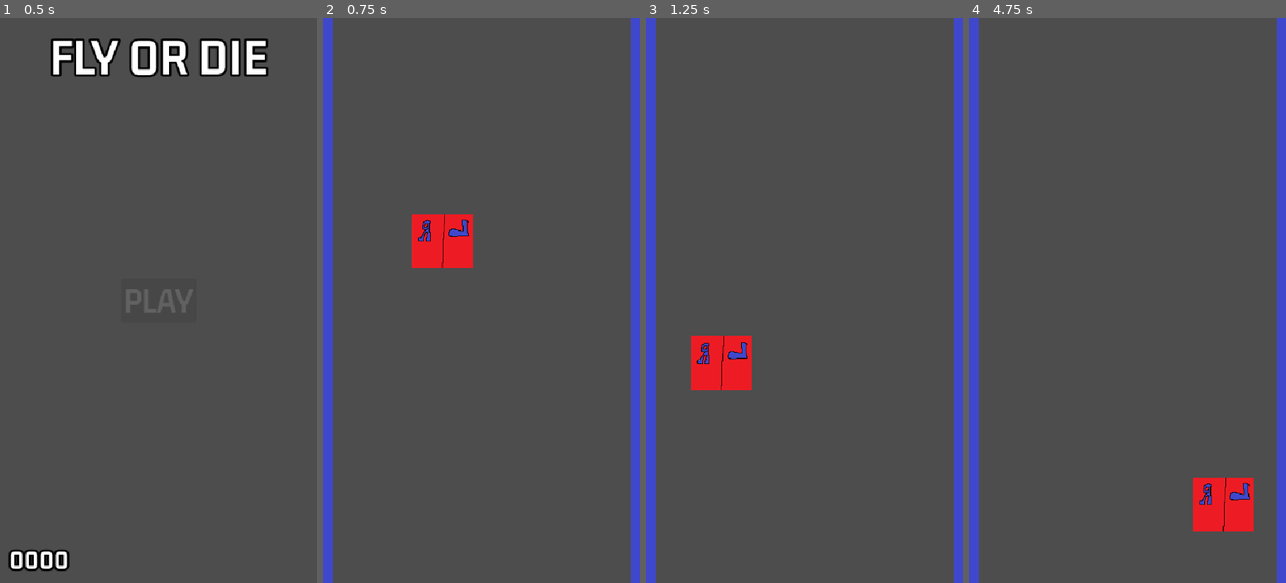
Above: before the commit, frames 1-4 (left to right).
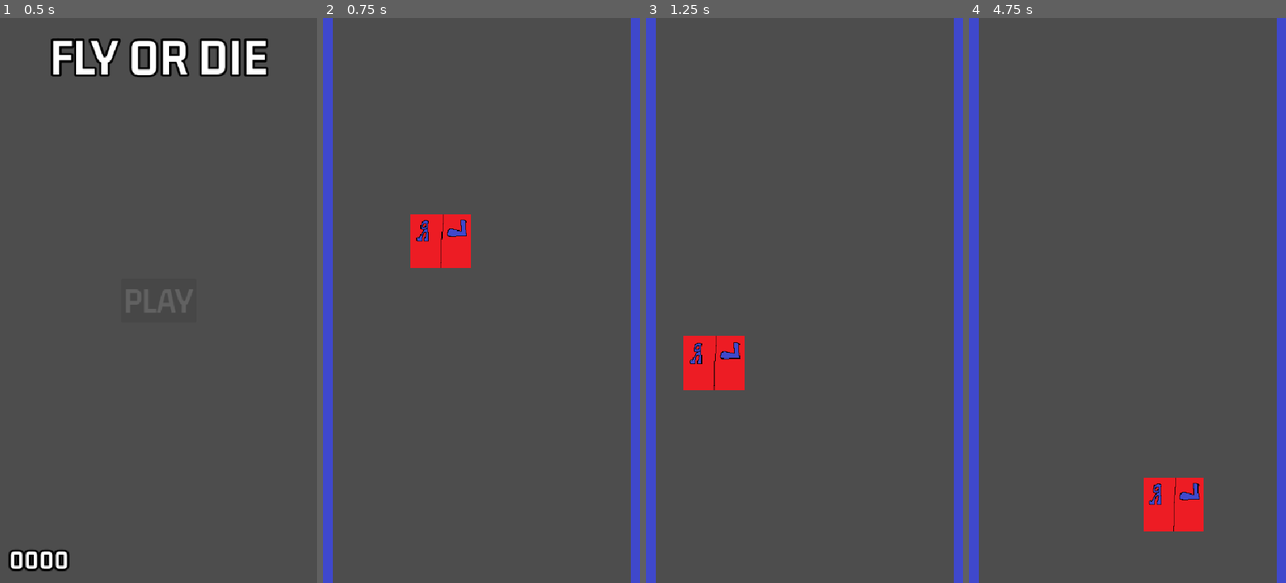
Above: after the commit, the same moments.

Repository: atknony/fly_or_die
Game: Godot game, scene res://Scenes/main_menu.tscn
Same seed, same stepped clock (60 frames per second), same inputs: the game is played once before the commit and once after it.
Inputs (mouse positions are in pixels of both pictures, inside the frame that each line leads up to):
- Up to frame 1 (0.5 s): no input
- Up to frame 2 (0.75 s): click "PLAY" at 0.5 s
- Up to frame 3 (1.25 s): no input
- Up to frame 4 (4.75 s): move the mouse to (1197, 272) at 1.27 s; click (1197, 272) at 1.52 s; move the mouse to (1064, 328) at 2.02 s; click (1064, 328) at 2.27 s; move the mouse to (1159, 176) at 2.77 s; move the mouse to (1111, 413) at 3.52 s; click (1111, 413) at 3.77 s; move the mouse to (1222, 385) at 4.27 s; click (1222, 385) at 4.52 s

Frame 1 is identical in both runs. In frame 2, 0.3% of the frame differs, in the area x 27-48%, y 34-45%; in frame 3, 0.8%; in frame 4, 3.0%, in the area x 55-90%, y 81-91%.

Commit message:
Biteyazdı

Diff:
--- a/Scripts/game.gd
+++ b/Scripts/game.gd
@@ -1,10 +1,10 @@
 extends Node2D
 
 const SPIKE = preload("res://Scenes/spike.tscn")
-const SPIKE_HEIGHT = 50
+var SPIKE_HEIGHT = 50.0
 
 var new_wait_time
-var spike_speed = 80
+var spike_speed = 80.0
 var counter = 0
 
 @onready var min_time = 1.0
@@ -27,13 +27,18 @@
 		new_spike.position = Vector2(16,-50)
 	spike_holder.add_child(new_spike)
 	counter += 1
-	spike_speed += 10
+	if spike_speed < 300:
+		spike_speed *= 1.04
+	else:
+		spike_speed += 5
 	for spike in spike_holder.get_children():
 		spike.SPEED = spike_speed
 
 func _on_spawntimer_timeout() -> void:
-	min_time = (SPIKE_HEIGHT + 100)/spike_speed
-	max_time = ((SPIKE_HEIGHT + 100)/spike_speed) + 1
+	min_time = ((SPIKE_HEIGHT)/spike_speed) * 3
+	max_time = min_time * 3
 	new_wait_time = randf_range(min_time,max_time)
 	spawn_spike()
 	spawner_timer.wait_time = new_wait_time
+	print("Spike Speed: ",spike_speed)
+	print("Counter: ",counter)
--- a/Scripts/player.gd
+++ b/Scripts/player.gd
@@ -3,12 +3,10 @@
 var gravity: float = ProjectSettings.get("physics/2d/default_gravity")
 var hold_time := 0.0
 
-const speed = 150
+const speed = 170
 const JUMP_FORCE = -350
 const HOLD_FORCE = -700
 const HOLD_LIMIT  := 0.5
-
-
 
 func _ready() -> void:
 	velocity.x = speed
--- a/Scripts/spike.gd
+++ b/Scripts/spike.gd
@@ -1,13 +1,9 @@
 extends Area2D
 
 var SPEED: float = 80
-const OFF_SCREEN: float = 1000.0
 
 func _process(delta: float) -> void:
 	position.y += SPEED * delta
 
-func _ready() -> void:
-	pass
-
 func _on_2d_screen_exited() -> void:
 	queue_free()
